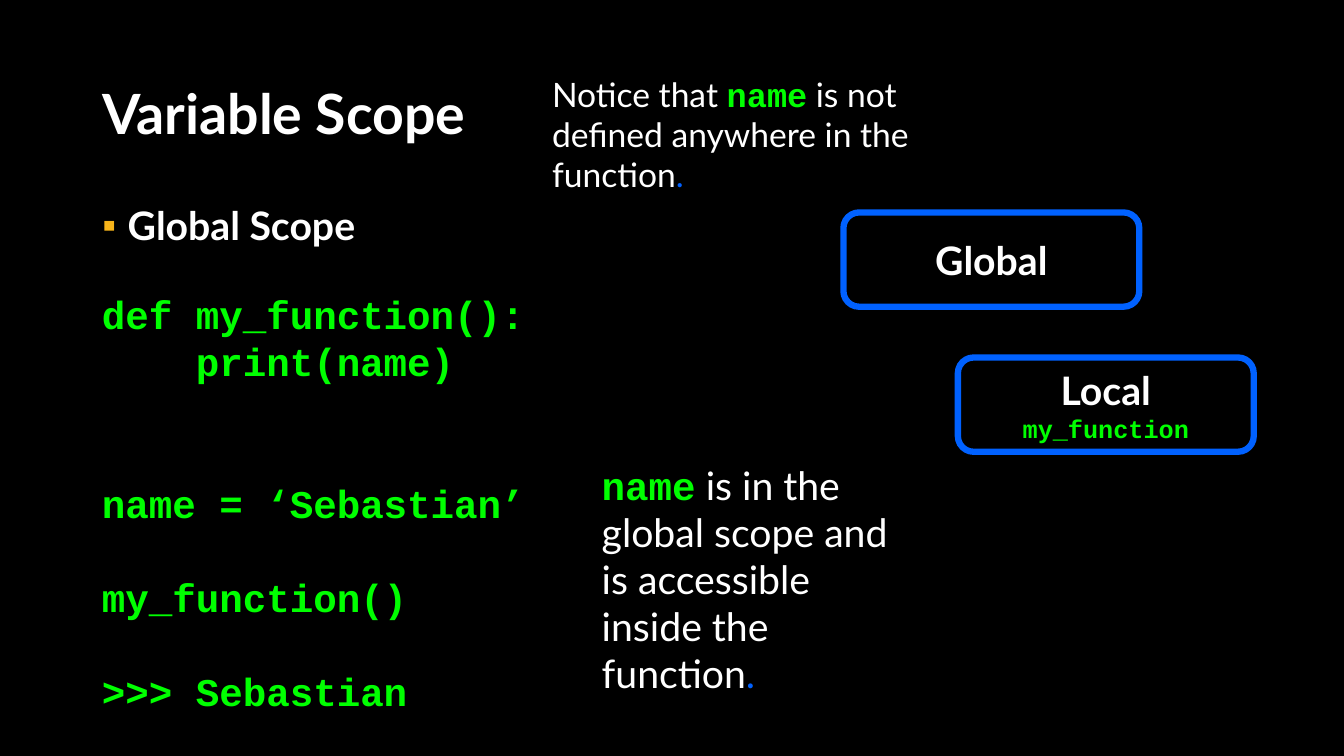
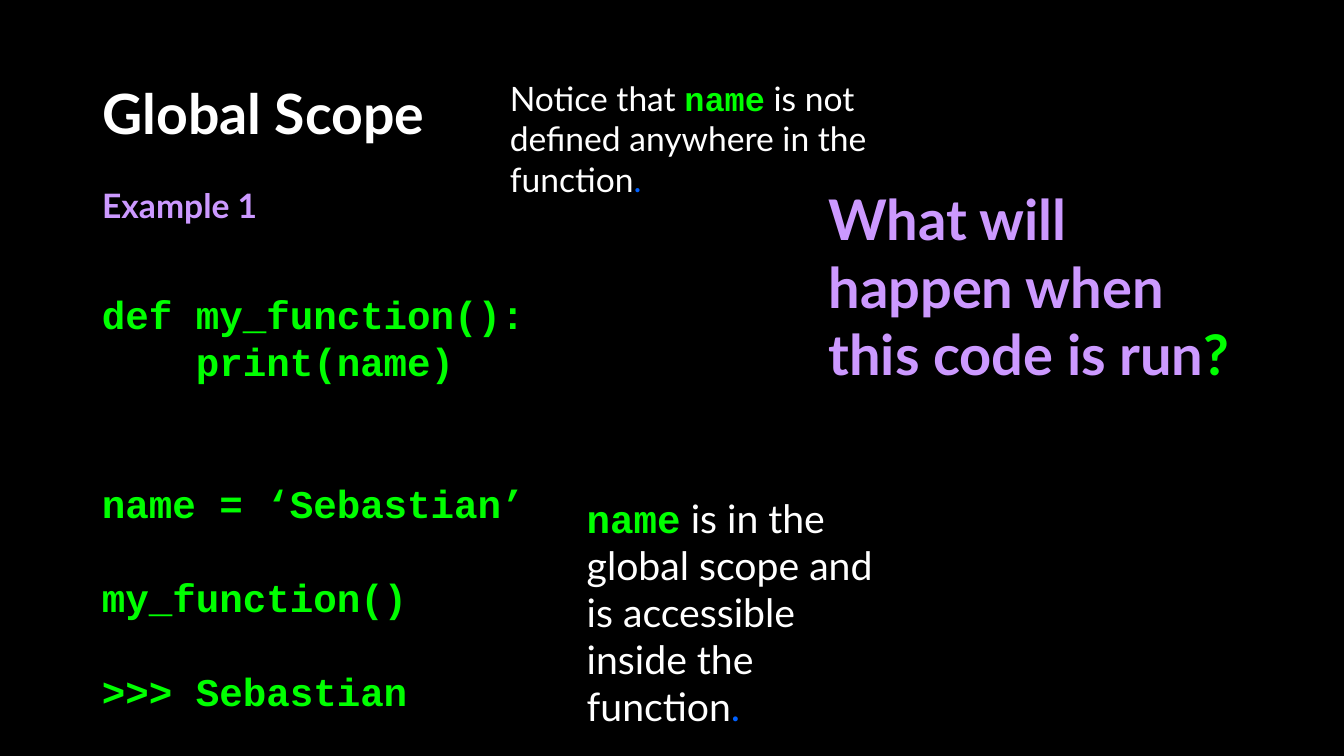
Before and after one commit to APS106/APS106-winter-2024-kinsella-goodfellow, a slide deck: slide 42 of lectures/week2/lecture2/slides/week2_lecture2.pptx (slide 20 before the commit). Drawn at 1344x756 pixels with LibreOffice and Linux fonts; fonts in the diff are those of the drawing; background and template pictures are left out. Boxes give left, top, right and bottom in pixels: in the first picture for what was removed or moved away, otherwise in the second. Text is boxed around its words. In the diff, an @@ line names an element or a change of style, - is before the commit and + after.

```diff
--- a/lectures/week2/lecture2/slides/week2_lecture2.pptx
+++ b/lectures/week2/lecture2/slides/week2_lecture2.pptx
@@ text "Notice that name is not ...": place and size @@
-text "Notice that name is not ..." at [552, 82, 909, 188]
+text "Notice that name is not ..." at [510, 86, 867, 193]
@@ title at [102, 92, 424, 144]: text changed @@
-Variable Scope
+Global Scope
@@ text added at [102, 193, 257, 224], 24 pt, text #CC99FF, bold @@
+Example 1
@@ text added at [829, 198, 1229, 376], 40 pt, text #CC99FF, bold @@
+What will happen when this code is run?
@@ text removed at [128, 211, 356, 247] @@
-▪ Global Scope
@@ rounded rectangle removed at [844, 213, 1140, 308] @@
-Global
@@ rounded rectangle removed at [958, 358, 1254, 453] @@
-Local
-my_function
@@ text "name is in the global ...": place and size @@
-text "name is in the global ..." at [602, 471, 887, 689]
+text "name is in the global ..." at [587, 504, 872, 722]
```
Also in this commit, not shown: 30 other slides changed, 13 slides added, 1 slide removed, 6 other files.
